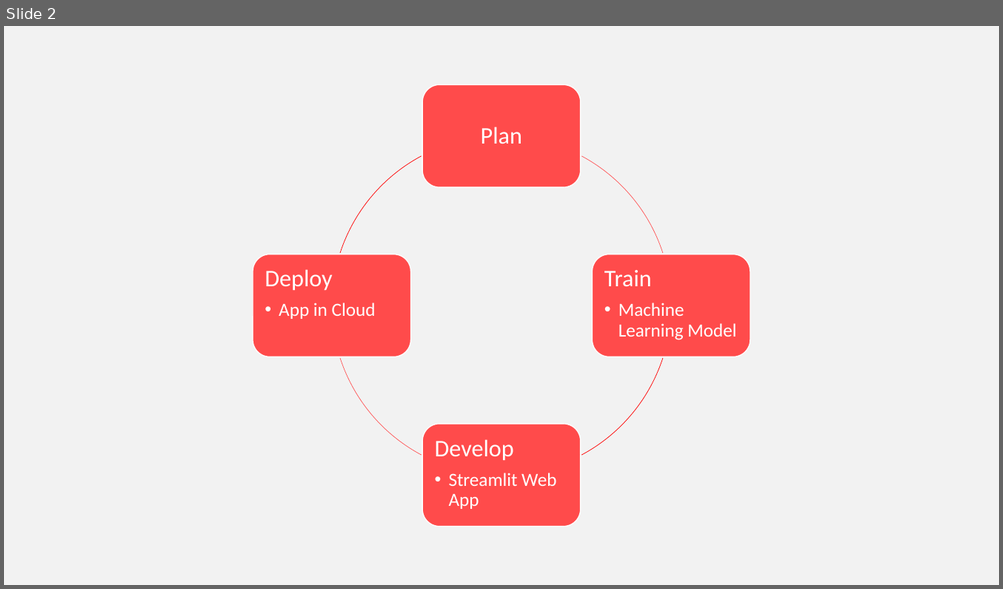
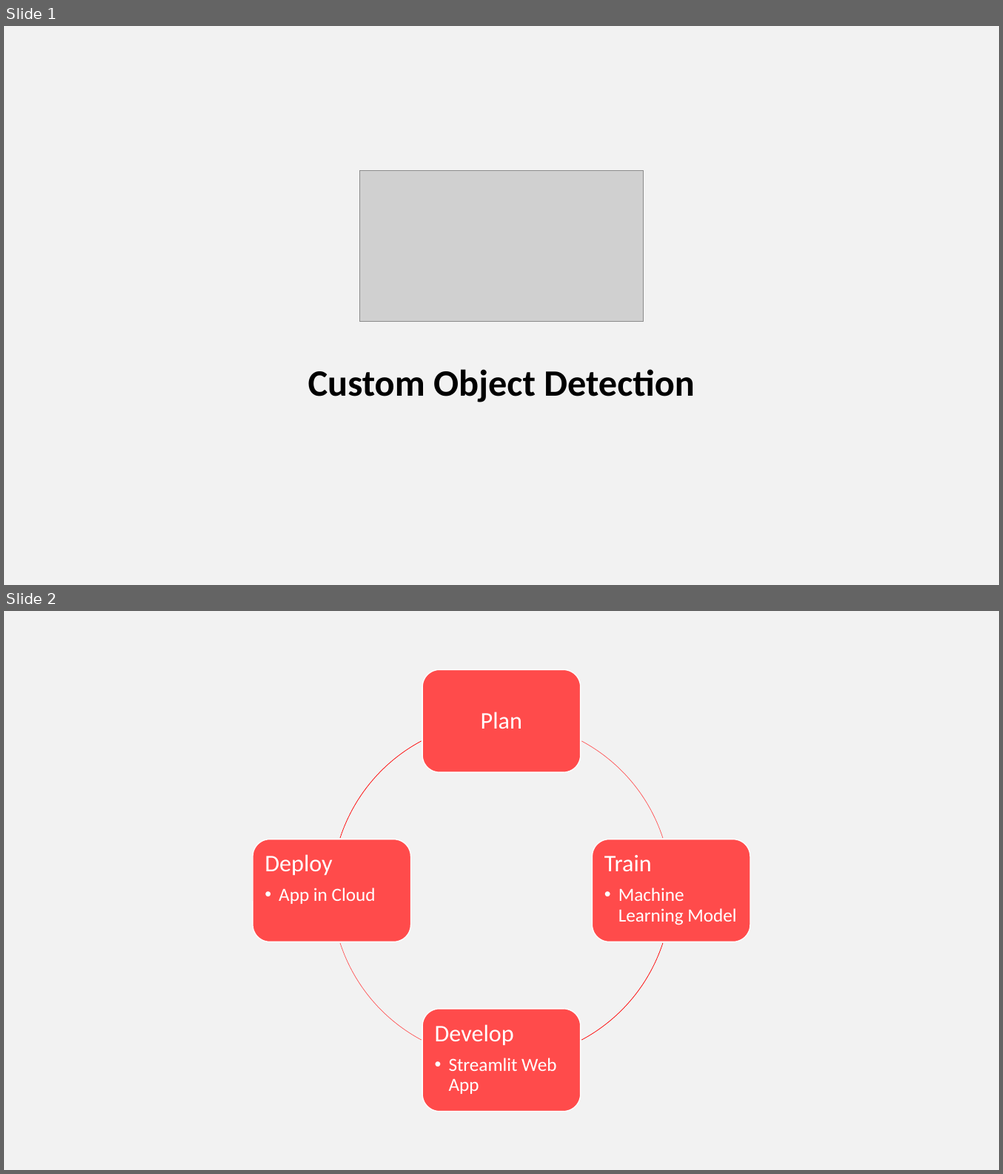
Before and after one commit to datascienceanywhere/yolo_custom_object_detection, a slide deck: PPT/Promotion.pptx. Shown one above the other, each under a label of ours: slide 2 before the commit, slides 1 and 2 after it. The pictures are 1003x589 and 1003x1174 pixels, drawn with LibreOffice and Linux fonts; fonts in the diff are those of the drawing; grey boxes stand for pictures. Boxes give left, top, right and bottom in pixels: in the first picture for what was removed or moved away, otherwise in the second. Text is boxed around its words. In the diff, an @@ line names an element or a change of style, - is before the commit and + after.

Commit message:
ppt

```diff
--- a/PPT/Promotion.pptx
+++ b/PPT/Promotion.pptx
@@ slide 1 added at (x1=4, y1=26, x2=999, y2=585), background #F2F2F2 @@
@@ picture added at (x1=359, y1=171, x2=643, y2=321) @@
@@ title added at (x1=308, y1=369, x2=694, y2=403), 36 pt, text #000000, bold @@
+Custom Object Detection
```
Also in this commit, not shown: 1 slide removed.
